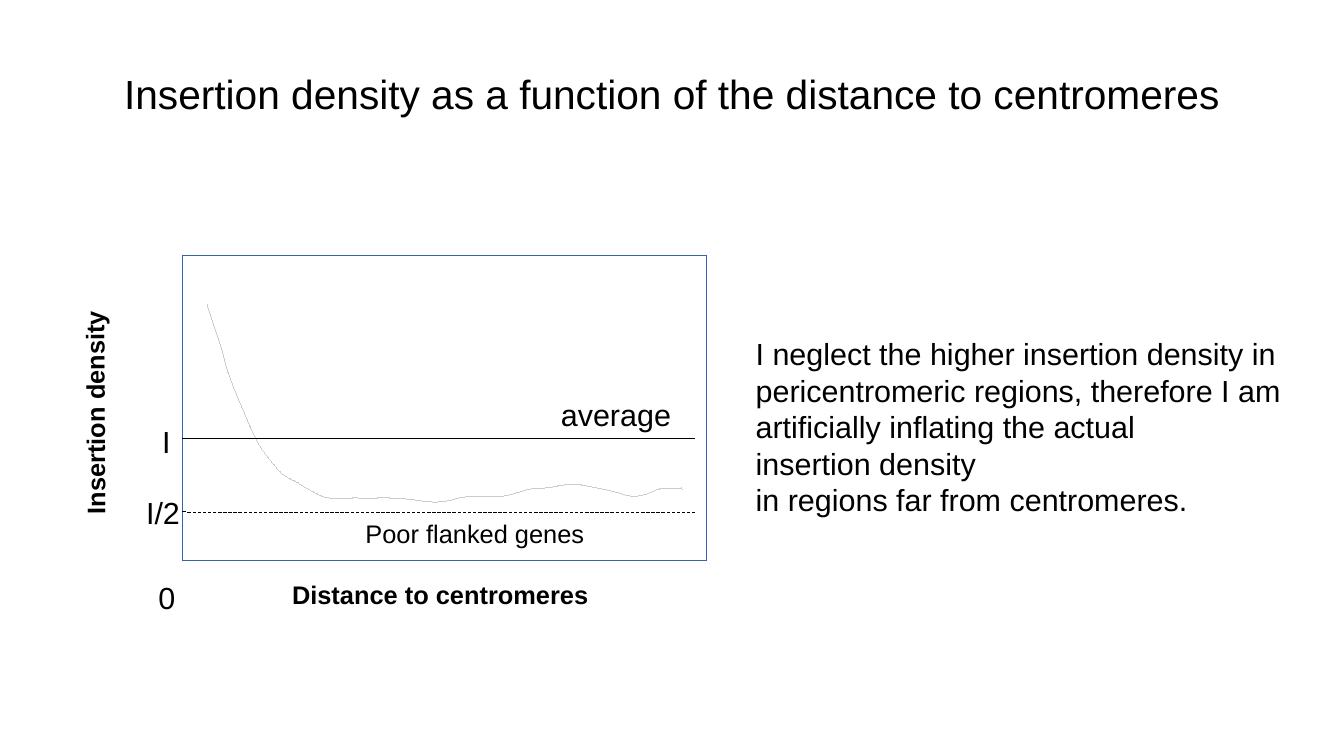
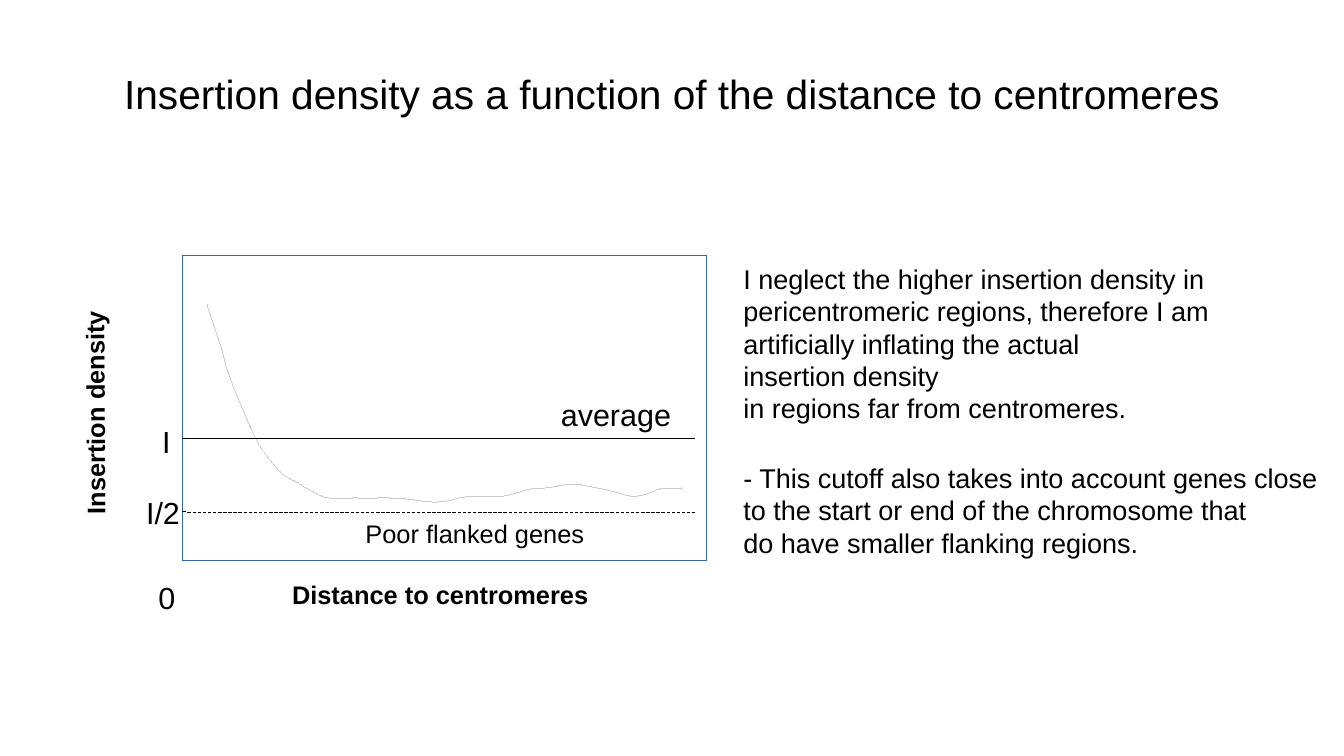
Before and after one commit to SATAY-LL/comparative-analysis-among-strains, a slide deck: slide 5 of docs/analysis-chapter-2.odp. Drawn at 1344x756 pixels with LibreOffice and Linux fonts; fonts in the diff are those of the drawing. Boxes give left, top, right and bottom in pixels: in the first picture for what was removed or moved away, otherwise in the second. Text is boxed around its words. In the diff, an @@ line names an element or a change of style, - is before the commit and + after.

```diff
--- a/docs/analysis-chapter-2.odp
+++ b/docs/analysis-chapter-2.odp
@@ text "I neglect the higher insertion ...": place and size @@
-text "I neglect the higher insertion ..." at box(756, 343, 1280, 517)
+text "I neglect the higher insertion ..." at box(743, 269, 1317, 558)
@@ text at box(743, 269, 1209, 423): size 18 to 16 pt in "I neglect the higher insertion density in ...", "insertion density in regions far from centromeres." @@
@@ text at box(743, 468, 1317, 558): paragraph added @@
+- This cutoff also takes into account genes close
+to the start or end of the chromosome that
+do have smaller flanking regions.
```
Also in this commit, not shown: 17 other files.
